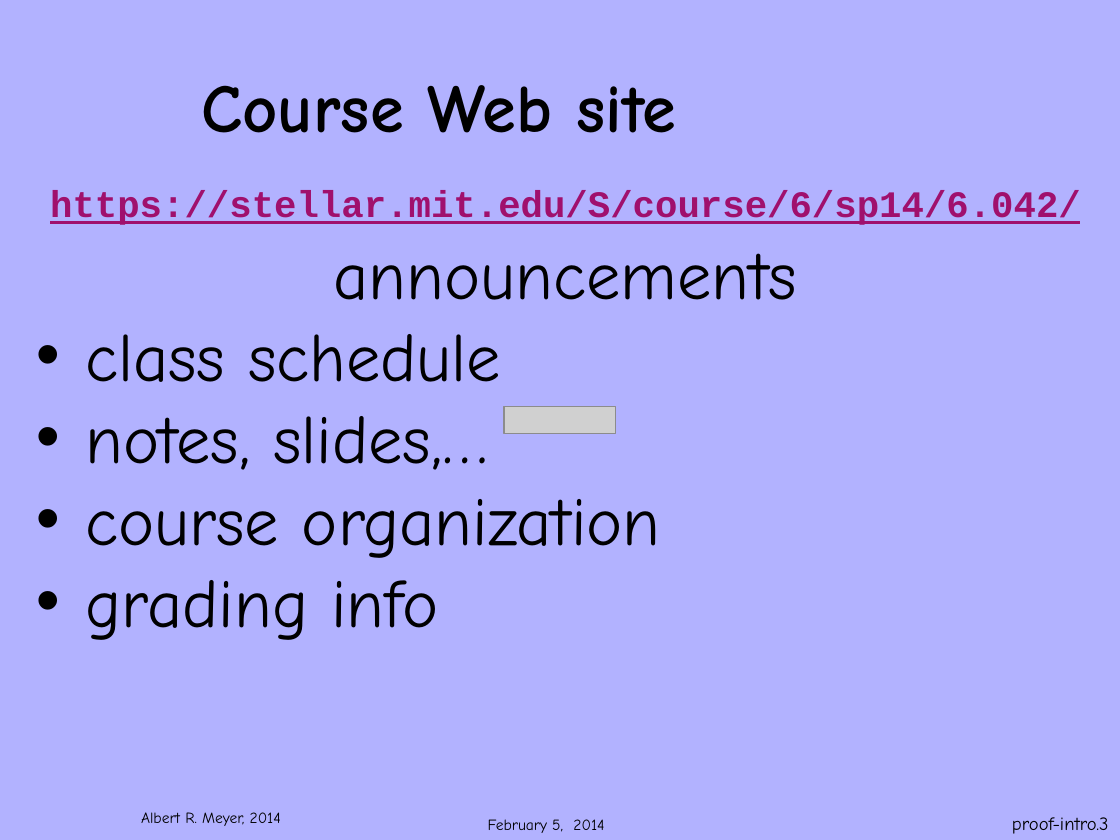
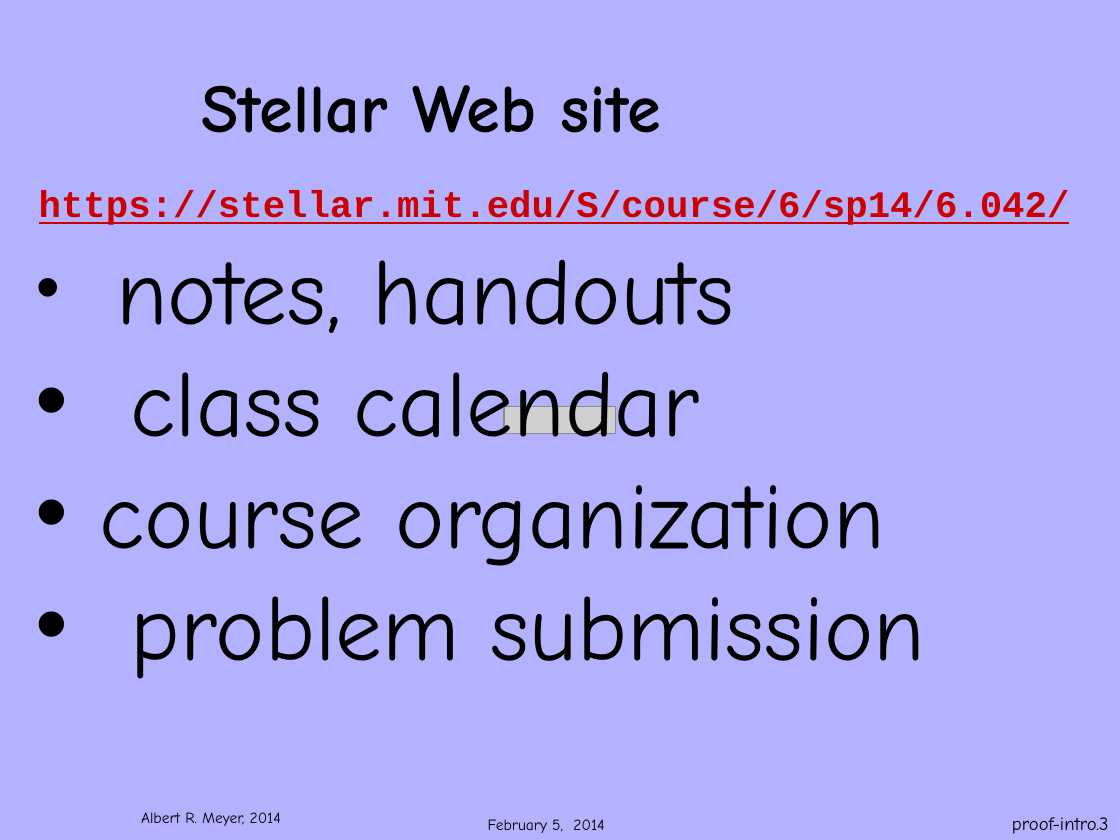
Before and after one commit to armeyer/mcs_web, a slide deck: slide 3 of spring14/slidesS14/6042S14welcome.pptx. Drawn at 1120x840 pixels with LibreOffice and Linux fonts; fonts in the diff are those of the drawing; grey boxes stand for pictures; background and template pictures are left out. Boxes give left, top, right and bottom in pixels: in the first picture for what was removed or moved away, otherwise in the second. Text is boxed around its words. In the diff, an @@ line names an element or a change of style, - is before the commit and + after.

```diff
--- a/spring14/slidesS14/6042S14welcome.pptx
+++ b/spring14/slidesS14/6042S14welcome.pptx
@@ title at [201,85,661,133]: text changed @@
-Course Web site
+Stellar Web site
@@ text at [39,190,1070,438]: text changed; text colour #A0106D to #CC0000 @@
-https://stellar.mit.edu/S/course/6/sp14/6.042/ announcements
-• class schedule
-• notes, slides,…
+https://stellar.mit.edu/S/course/6/sp14/6.042/
+• notes, handouts
+• class calendar
@@ text at [100,485,885,566]: size 44 to 60 pt in "course organization" @@
@@ text at [131,596,926,679]: text changed; size 44 to 60 pt @@
-• grading info
+• problem submission
```
Also in this commit, not shown: 7 other slides changed, 2 other files.
